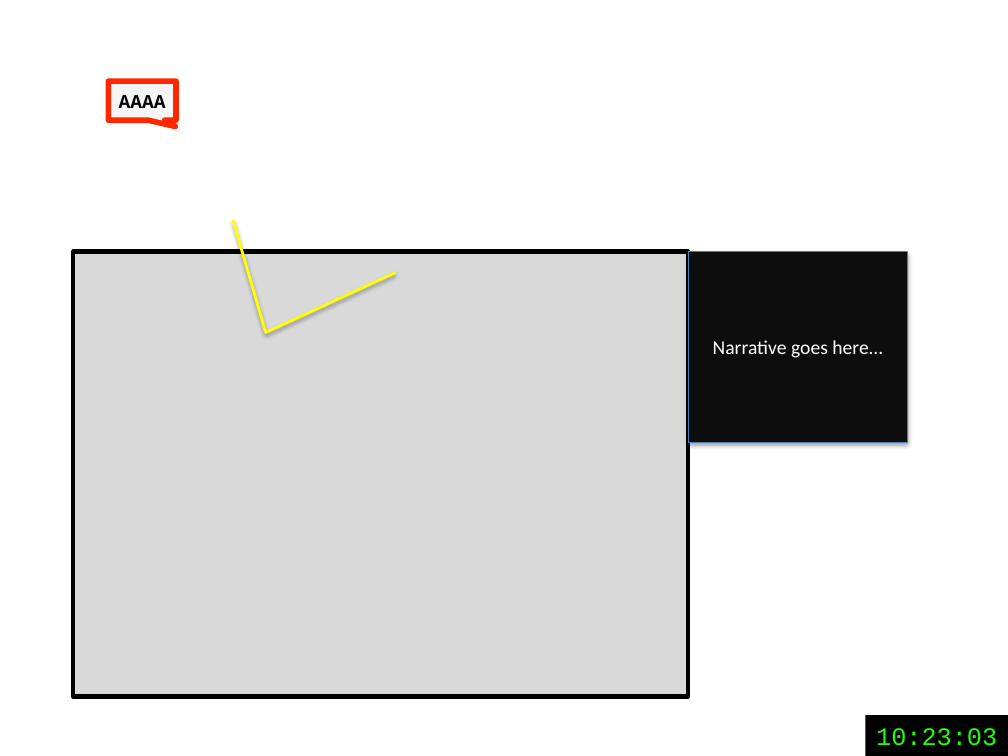
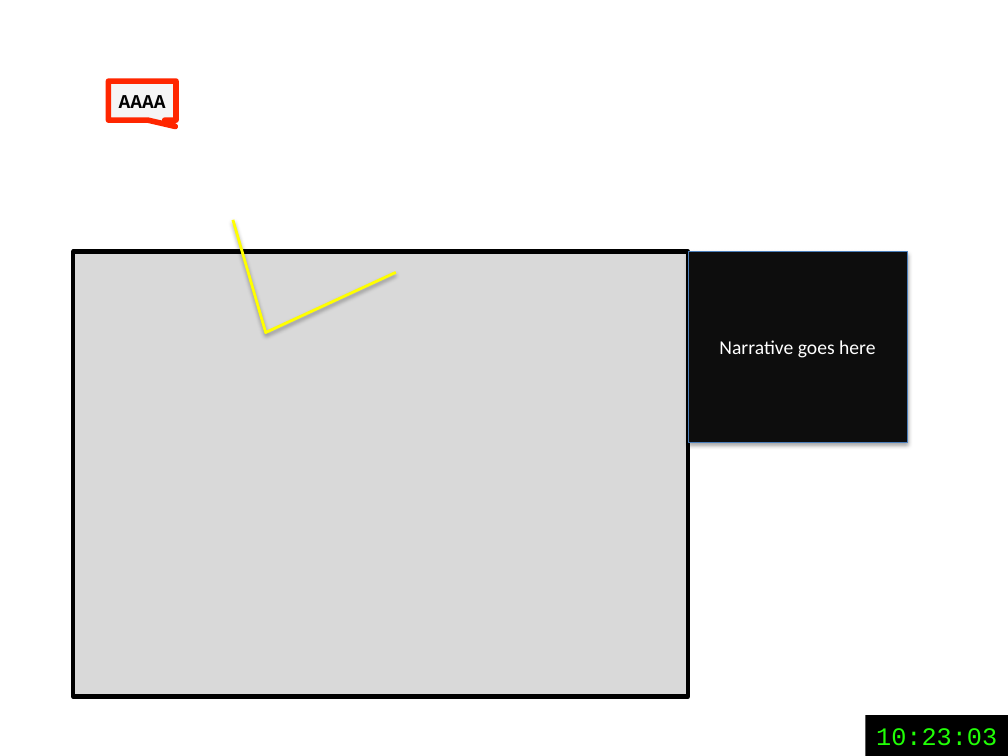
Before and after one commit to debrief/ppt_renderer, a slide deck: slide 1 of donor.pptx. Drawn at 1008x756 pixels with LibreOffice and Linux fonts; fonts in the diff are those of the drawing. Boxes give left, top, right and bottom in pixels: in the first picture for what was removed or moved away, otherwise in the second. Text is boxed around its words. In the diff, an @@ line names an element or a change of style, - is before the commit and + after.

```diff
--- a/donor.pptx
+++ b/donor.pptx
@@ text in rectangle at bbox=[719, 340, 875, 358]: text changed @@
-Narrative goes here…
+Narrative goes here
```
Also in this commit, not shown: 1 other file.
